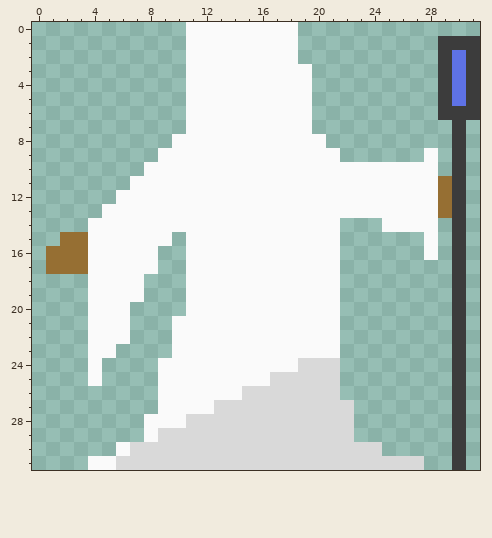
One commit to this pixel-art sprite: public/img/game/player_left_up.png. The picture above is the old version.
The file is 32x32 pixels.
And afterwards:
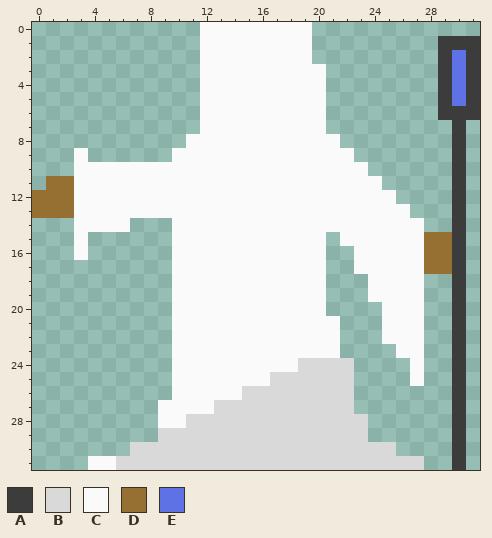
Palette (. is transparent): A #3c3c3c  B #d9d9d9  C #fafafa  D #966f33  E #5e72e6
Log entry: Fixed player left. Fixed reflect_shield icon
From old to new:
@@ x 0..31 @@
- 0 ...........CCCCCCCC.............
- 1 ...........CCCCCCCC..........AAA
- 2 ...........CCCCCCCC..........AEA
- 3 ...........CCCCCCCCC.........AEA
- 4 ...........CCCCCCCCC.........AEA
- 5 ...........CCCCCCCCC.........AEA
- 6 ...........CCCCCCCCC.........AAA
- 7 ...........CCCCCCCCC..........A.
- 8 ..........CCCCCCCCCCC.........A.
- 9 .........CCCCCCCCCCCCC......C.A.
-10 ........CCCCCCCCCCCCCCCCCCCCC.A.
-11 .......CCCCCCCCCCCCCCCCCCCCCCDA.
-12 ......CCCCCCCCCCCCCCCCCCCCCCCDA.
-13 .....CCCCCCCCCCCCCCCCCCCCCCCCDA.
-14 ....CCCCCCCCCCCCCCCCCC...CCCC.A.
-15 ..DDCCCCCC.CCCCCCCCCCC......C.A.
-16 .DDDCCCCC..CCCCCCCCCCC......C.A.
-17 .DDDCCCCC..CCCCCCCCCCC........A.
-18 ....CCCC...CCCCCCCCCCC........A.
-19 ....CCCC...CCCCCCCCCCC........A.
-20 ....CCC....CCCCCCCCCCC........A.
-21 ....CCC...CCCCCCCCCCCC........A.
-22 ....CCC...CCCCCCCCCCCC........A.
-23 ....CC....CCCCCCCCCCCC........A.
-24 ....C....CCCCCCCCCCBBB........A.
-25 ....C....CCCCCCCCBBBBB........A.
-26 .........CCCCCCBBBBBBB........A.
+ 0 ............CCCCCCCC............
+ 1 ............CCCCCCCC.........AAA
+ 2 ............CCCCCCCC.........AEA
+ 3 ............CCCCCCCCC........AEA
+ 4 ............CCCCCCCCC........AEA
+ 5 ............CCCCCCCCC........AEA
+ 6 ............CCCCCCCCC........AAA
+ 7 ............CCCCCCCCC.........A.
+ 8 ...........CCCCCCCCCCC........A.
+ 9 ...C......CCCCCCCCCCCCC.......A.
+10 ...CCCCCCCCCCCCCCCCCCCCC......A.
+11 .DDCCCCCCCCCCCCCCCCCCCCCC.....A.
+12 DDDCCCCCCCCCCCCCCCCCCCCCCC....A.
+13 DDDCCCCCCCCCCCCCCCCCCCCCCCC...A.
+14 ...CCCC...CCCCCCCCCCCCCCCCCC..A.
+15 ...C......CCCCCCCCCCC.CCCCCCDDA.
+16 ...C......CCCCCCCCCCC..CCCCCDDA.
+17 ..........CCCCCCCCCCC..CCCCCDDA.
+18 ..........CCCCCCCCCCC...CCCC..A.
+19 ..........CCCCCCCCCCC...CCCC..A.
+20 ..........CCCCCCCCCCC....CCC..A.
+21 ..........CCCCCCCCCCCC...CCC..A.
+22 ..........CCCCCCCCCCCC...CCC..A.
+23 ..........CCCCCCCCCCCC....CC..A.
+24 ..........CCCCCCCCCBBBB....C..A.
+25 ..........CCCCCCCBBBBBB....C..A.
+26 ..........CCCCCBBBBBBBB.......A.
 27 .........CCCCBBBBBBBBBB.......A.
-28 ........CCCBBBBBBBBBBBB.......A.
-29 ........CBBBBBBBBBBBBBB.......A.
-30 ......CBBBBBBBBBBBBBBBBBB.....A.
+28 .........CCBBBBBBBBBBBBB......A.
+29 .........BBBBBBBBBBBBBBB......A.
+30 .......BBBBBBBBBBBBBBBBBBB....A.
 31 ....CCBBBBBBBBBBBBBBBBBBBBBB..A.
Changed places in both pictures, as pixel boxes (x1, y1, x2, y2):
changed: (32, 22, 200, 456)
changed: (298, 22, 452, 456)
